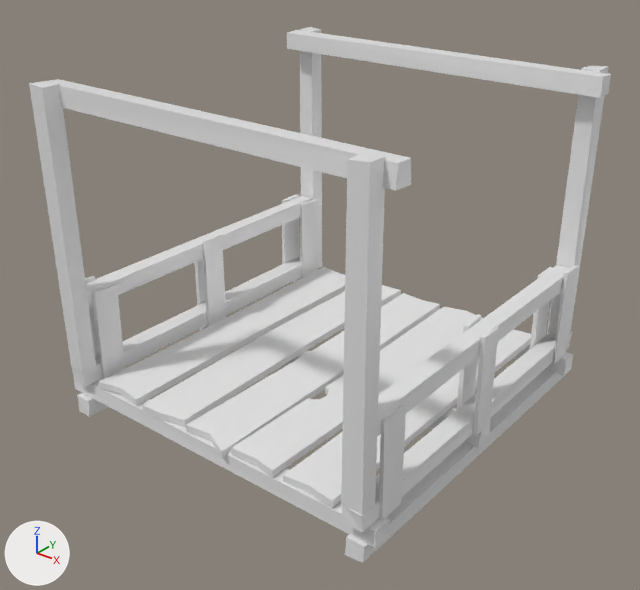
Two versions of the Blender file Assets/Models/startplatform.blend, one commit apart.
Both versions are drawn from a 50 mm lens placed at (5.5, -7.04, 5.21), pointed at (0.06, -0.24, 1.0). Arrows for +X, +Y and +Z are at lower left; the lights stay in place.

The first picture shows 'Base Frame', 'Plank 1', 'Plank 2', 'Plank 3', 'Plank 4', 'Plank 5'.
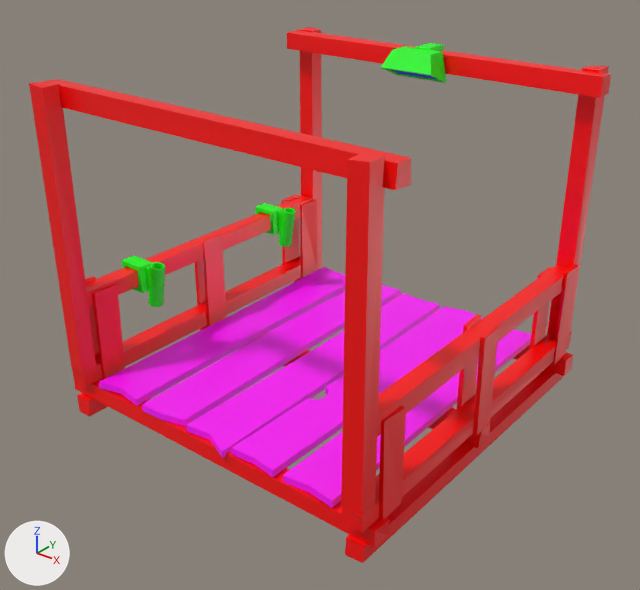
Boxes (x1, y1, x2, y2) around the edits, measured in the pictures (640 x 590 px):
'Base Frame', recoloured (white to red)
    both: (29, 27, 611, 563)
'Plank 5', recoloured (white to pink)
    both: (99, 267, 345, 406)
'Plank 3', recoloured (white to pink)
    both: (186, 293, 440, 458)
'Plank 2', recoloured (white to pink)
    both: (231, 306, 483, 477)
'Plank 4', recoloured (white to pink)
    both: (142, 285, 401, 426)
'Plank 1', recoloured (white to pink)
    both: (283, 329, 531, 508)
'Lamp', added (green)
    after: (381, 43, 446, 83)
'FlagHolder1', added (green)
    after: (121, 256, 165, 307)
'FlagHolder2', added (green)
    after: (255, 203, 296, 247)

The change, as a diff of the scene's bpy script:
```diff
--- a/Assets/Models/startplatform.blend.py
+++ b/Assets/Models/startplatform.blend.py
@@ mat_material @@
 mat_material = principled_material('Material')
-mat_material.base_color = (0.8, 0.8, 0.8)  # white #e7e7e7
+mat_material.base_color = (1.0, 0.0, 0.0)  # red #ff0000
 mat_material.roughness = 0.4
@@ mat_material_001 @@
+mat_material_001 = principled_material('Material.001')
+mat_material_001.base_color = (1.0, 0.0, 1.0)  # pink #ff00ff
@@ mat_material_002 @@
+mat_material_002 = principled_material('Material.002')
+mat_material_002.base_color = (0.0, 1.0, 0.0)  # green #00ff00
@@ mat_material_003 @@
+mat_material_003 = principled_material('Material.003')
+mat_material_003.base_color = (0.0, 0.0, 1.0)  # blue #0000ff
@@ me_cube_001 @@
 me_cube_001.from_pydata(...)  # 26 vertices, 48 faces; spans x -0.3..0.3, y -2.0..2.0, z -0.05..0.06
+me_cube_001.materials.append(mat_material_001)  # pink #ff00ff
@@ me_cube_002 @@
 me_cube_002.from_pydata(...)  # 48 vertices, 59 faces; spans x -0.3..0.3, y -2.0..2.05, z -0.07..0.04
+me_cube_002.materials.append(mat_material_001)  # pink #ff00ff
@@ me_cube_003 @@
 me_cube_003.from_pydata(...)  # 26 vertices, 48 faces; spans x -0.3..0.3, y -2.05..2.0, z -0.07..0.04
+me_cube_003.materials.append(mat_material_001)  # pink #ff00ff
@@ me_cube_004 @@
 me_cube_004.from_pydata(...)  # 26 vertices, 48 faces; spans x -0.3..0.3, y -2.0..2.0, z -0.05..0.06
+me_cube_004.materials.append(mat_material_001)  # pink #ff00ff
@@ me_cube_005 @@
 me_cube_005.from_pydata(...)  # 48 vertices, 59 faces; spans x -0.31..0.29, y -2.0..2.05, z -0.05..0.04
+me_cube_005.materials.append(mat_material_001)  # pink #ff00ff
@@ me_cube_009 @@
+me_cube_009.from_pydata(...)  # 72 vertices, 72 faces; spans x -0.158..0.435, y -0.09..0.093, z -0.298..0.214
+me_cube_009.materials.append(mat_material_002)  # green #00ff00
@@ me_cube_008 @@
+me_cube_008.from_pydata(...)  # 32 vertices, 30 faces; spans x -0.158..0.485, y -0.337..0.337, z -0.193..0.158
+# faces by material slot: [29, 1]
+me_cube_008.materials.append(mat_material_002)  # green #00ff00
+me_cube_008.materials.append(mat_material_003)  # blue #0000ff
@@ ob_flagholder2 @@
+ob_flagholder2 = bpy.data.objects.new('FlagHolder2', me_cube_009)
+ob_flagholder2.location = (-1.9, 1.12, 1.01)
@@ ob_lamp @@
+ob_lamp = bpy.data.objects.new('Lamp', me_cube_008)
+ob_lamp.location = (0.0, 1.83, 3.2)
+ob_lamp.rotation_euler = (0.0, 0.0, -1.571)  # degrees (0, 0, -90)
@@ ob_flagholder1 @@
+ob_flagholder1 = bpy.data.objects.new('FlagHolder1', me_cube_009.copy())
+ob_flagholder1.location = (-1.9, -1.12, 1.01)
```
